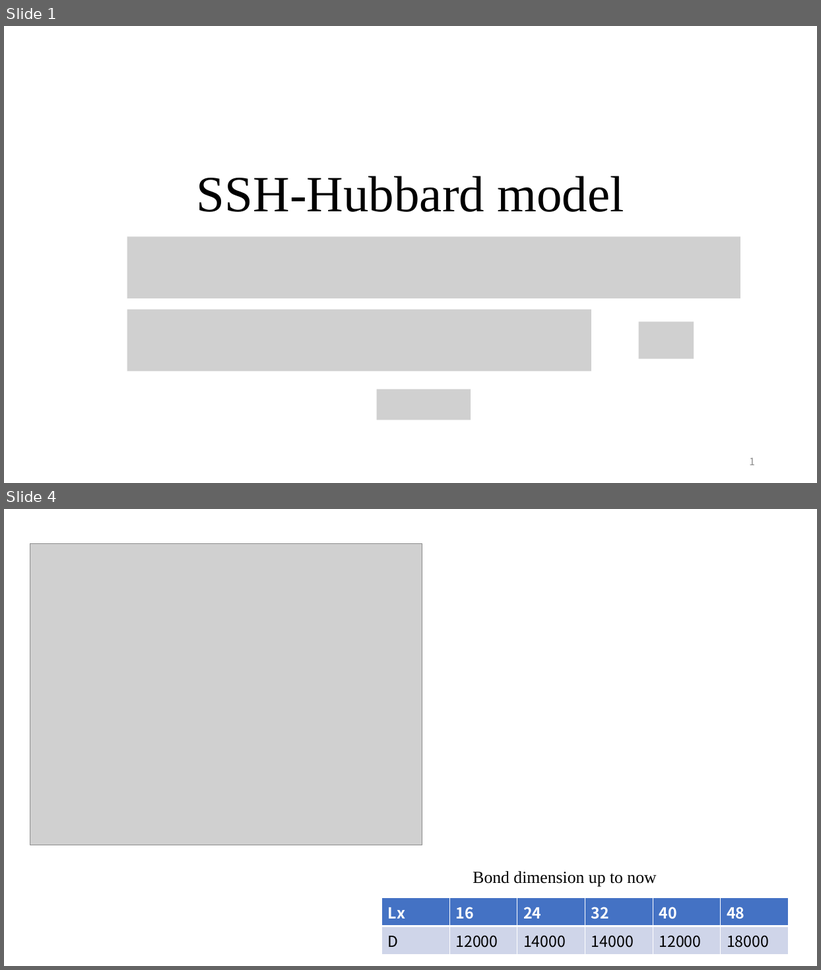
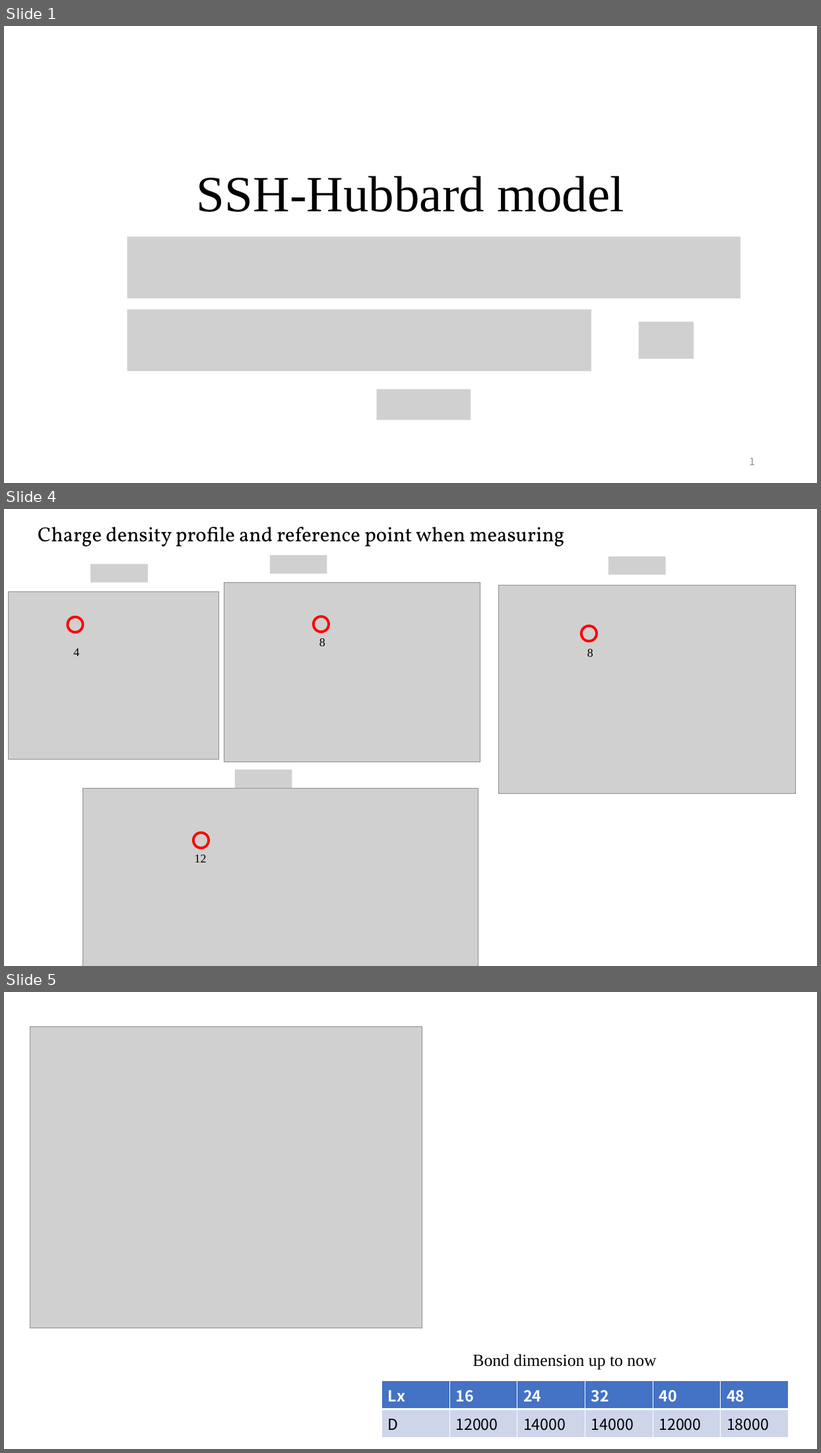
Before and after one commit to QuantumLiquids/SSH-Hubbard, a slide deck: note/SSH-Hubbard-Note6.pptx. Shown one above the other, each under a label of ours: slides 1 and 4 before the commit, slides 1, 4 and 5 after it; the slides between them are not shown. The pictures are 821x970 and 821x1453 pixels, drawn with LibreOffice and Linux fonts; fonts in the diff are those of the drawing; grey boxes stand for pictures. Boxes give left, top, right and bottom in pixels: in the first picture for what was removed or moved away, otherwise in the second. Text is boxed around its words. In the diff, an @@ line names an element or a change of style, - is before the commit and + after.

```diff
--- a/note/SSH-Hubbard-Note6.pptx
+++ b/note/SSH-Hubbard-Note6.pptx
@@ slide 4 added at (4, 509, 817, 966), background #FFFFFF @@
@@ title added at (38, 527, 564, 547), 24 pt, text #000000 @@
+Charge density profile and reference point when measuring
@@ picture added at (90, 564, 148, 582) @@
@@ picture added at (270, 555, 327, 574) @@
@@ picture added at (609, 557, 666, 575) @@
@@ picture added at (224, 583, 481, 762) @@
@@ picture added at (499, 586, 796, 795) @@
@@ picture added at (8, 591, 219, 760) @@
@@ ellipse added at (67, 617, 83, 632), outline #FF0000 3 pt @@
@@ ellipse added at (314, 617, 329, 632), outline #FF0000 3 pt @@
@@ ellipse added at (582, 626, 597, 642), outline #FF0000 3 pt @@
@@ text added at (319, 638, 325, 646), 14 pt, text #000000 @@
+8
@@ text added at (73, 648, 79, 656), 14 pt, text #000000 @@
+4
@@ text added at (587, 649, 593, 657), 14 pt, text #000000 @@
+8
@@ picture added at (235, 770, 292, 788) @@
@@ picture added at (83, 788, 478, 966) @@
@@ ellipse added at (193, 833, 209, 848), outline #FF0000 3 pt @@
@@ text added at (195, 855, 207, 863), 14 pt, text #000000 @@
+12
@@ what was slide 4 is now slide 5 @@
```
Also in this commit, not shown: 1 slide changed, 12 other files.
